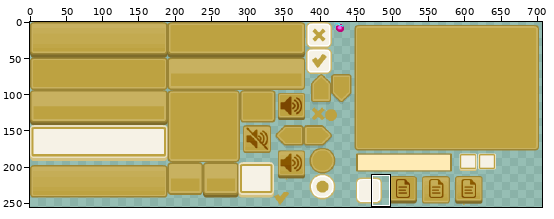
A sprite sheet gets an edit: Dev_class5_handout/Game/gui/yellowSheet.png. The first picture is a wide view before the edit; the outline marks the close-up.
Close-up. The starting point:
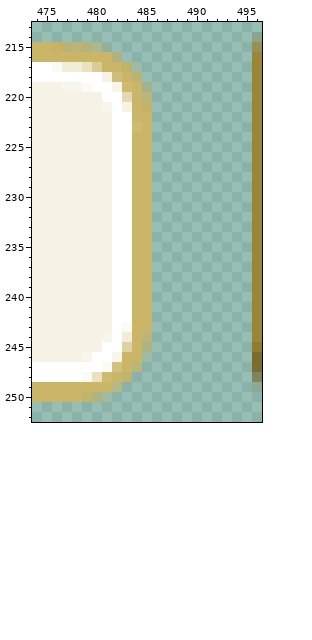
The file is 811x256 pixels. Pixels under 10% opacity are left out. Colours within 5 levels of each other are drawn and written as one. Shown: x 474..496, y 213..252. The wide view leaves out empty margins. The commit also changed other parts of the picture, which this record leaves out.
The result:
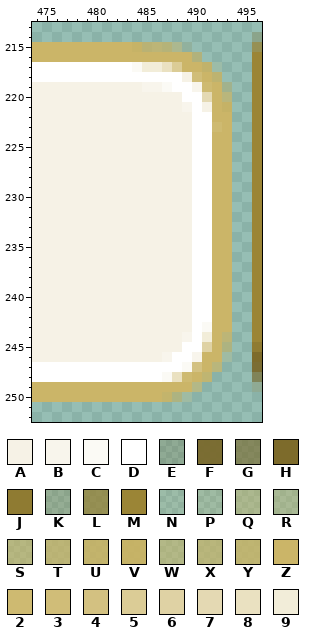
Palette (. is transparent): A #f6f2e6  B #f8f5ec  C #fbfaf5  D #ffffff  E #7665283a  F #79682aef  G #7a682a9f  H #7d6b2b  J #8f7b32  K #907b323f  L #968034bf  M #9b8536  N #c4ab541f  P #c5ad562f  Q #c8b15f6f  R #c8b1605f  S #c9b2629f  T #c9b262bf  U #c9b262df  V #c9b262ef  W #c9b3638f  X #c9b363af  Y #c9b363cf  Z #cbb568  2 #ceba71  3 #d0bd78  4 #d3c181  5 #dbcc96  6 #dfd2a4  7 #e4d9b3  8 #eae1c1  9 #f2edd9
What changed:
@@ x 474..496 @@
 214 ......................K
-215 ZZVTTXQN..............L
-216 ZZZZZZZZS.............M
-217 DDC9985ZZUN...........M
-218 DDDDDDDA3ZY...........M
-219 AAABBCDDB2ZR..........M
-220 AAAAAAADD7ZX..........M
-221 AAAAAAABDAZV..........M
-222 AAAAAAAADDZZ..........M
-223 AAAAAAAADD2Z..........M
-224 AAAAAAAADDZZ..........M
-225 AAAAAAAADDZZ..........M
-226 AAAAAAAADDZZ..........M
-227 AAAAAAAADDZZ..........M
-228 AAAAAAAADDZZ..........M
-229 AAAAAAAADDZZ..........M
-230 AAAAAAAADDZZ..........M
-231 AAAAAAAADDZZ..........M
-232 AAAAAAAADDZZ..........M
-233 AAAAAAAADDZZ..........M
-234 AAAAAAAADDZZ..........M
-235 AAAAAAAADDZZ..........M
-236 AAAAAAAADDZZ..........M
-237 AAAAAAAADDZZ..........M
-238 AAAAAAAADDZZ..........M
-239 AAAAAAAADDZZ..........M
-240 AAAAAAAADDZZ..........M
-241 AAAAAAAADDZZ..........M
-242 AAAAAAAADDZZ..........M
-243 AAAAAAAADCZZ..........M
-244 AAAAAAABD9ZT..........M
-245 AAAAAAADD6ZW..........J
-246 AAAAABDDBZZP..........H
-247 DDDDDDDC4ZX...........F
-248 DDDDDC82ZY............G
-249 ZZZZZZZZW.............E
-250 ZZZZZUWP...............
+215 ZZZZZZZZZZVTTXQN......L
+216 ZZZZZZZZZZZZZZZZS.....M
+217 DDDDDDDDDDC9985ZZUN...M
+218 DDDDDDDDDDDDDDDA3ZY...M
+219 AAAAAAAAAAABBCDDB2ZR..M
+220 AAAAAAAAAAAAAAADD7ZX..M
+221 AAAAAAAAAAAAAAABDAZV..M
+222 AAAAAAAAAAAAAAAADDZZ..M
+223 AAAAAAAAAAAAAAAADD2Z..M
+224 AAAAAAAAAAAAAAAADDZZ..M
+225 AAAAAAAAAAAAAAAADDZZ..M
+226 AAAAAAAAAAAAAAAADDZZ..M
+227 AAAAAAAAAAAAAAAADDZZ..M
+228 AAAAAAAAAAAAAAAADDZZ..M
+229 AAAAAAAAAAAAAAAADDZZ..M
+230 AAAAAAAAAAAAAAAADDZZ..M
+231 AAAAAAAAAAAAAAAADDZZ..M
+232 AAAAAAAAAAAAAAAADDZZ..M
+233 AAAAAAAAAAAAAAAADDZZ..M
+234 AAAAAAAAAAAAAAAADDZZ..M
+235 AAAAAAAAAAAAAAAADDZZ..M
+236 AAAAAAAAAAAAAAAADDZZ..M
+237 AAAAAAAAAAAAAAAADDZZ..M
+238 AAAAAAAAAAAAAAAADDZZ..M
+239 AAAAAAAAAAAAAAAADDZZ..M
+240 AAAAAAAAAAAAAAAADDZZ..M
+241 AAAAAAAAAAAAAAAADDZZ..M
+242 AAAAAAAAAAAAAAAADDZZ..M
+243 AAAAAAAAAAAAAAAADCZZ..M
+244 AAAAAAAAAAAAAAABD9ZT..M
+245 AAAAAAAAAAAAAAADD6ZW..J
+246 AAAAAAAAAAAAABDDBZZP..H
+247 DDDDDDDDDDDDDDDC4ZX...F
+248 DDDDDDDDDDDDDC82ZY....G
+249 ZZZZZZZZZZZZZZZZW.....E
+250 ZZZZZZZZZZZZZUWP.......
 251 .......................
